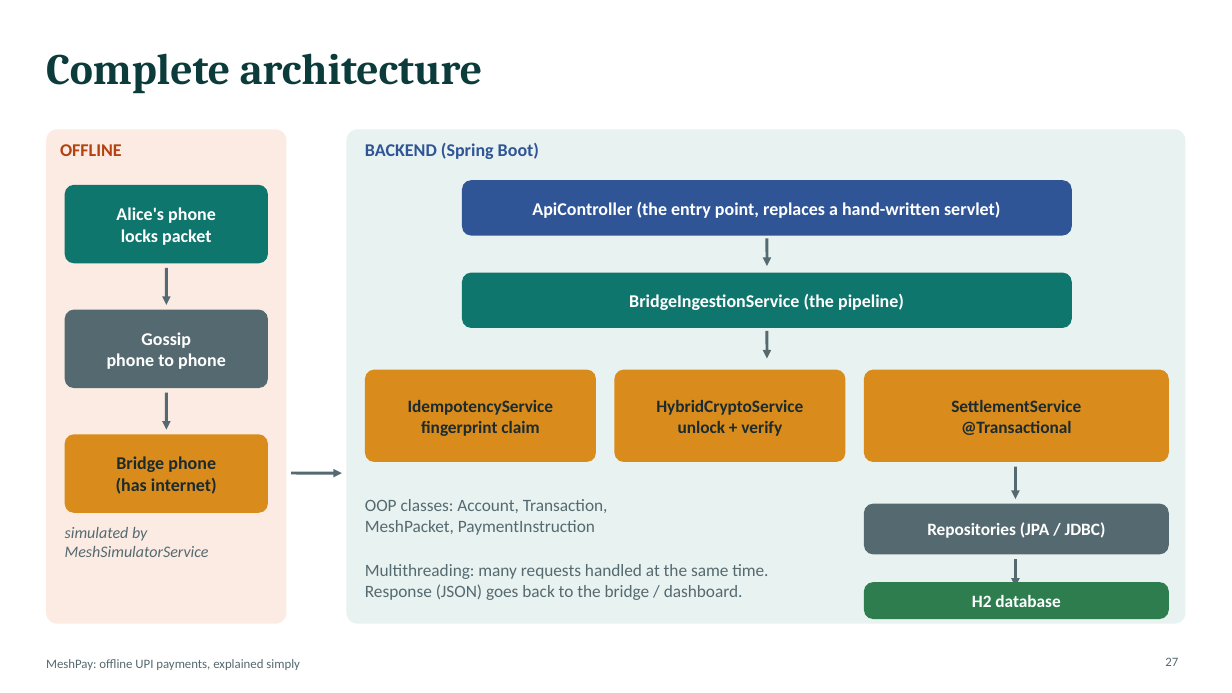
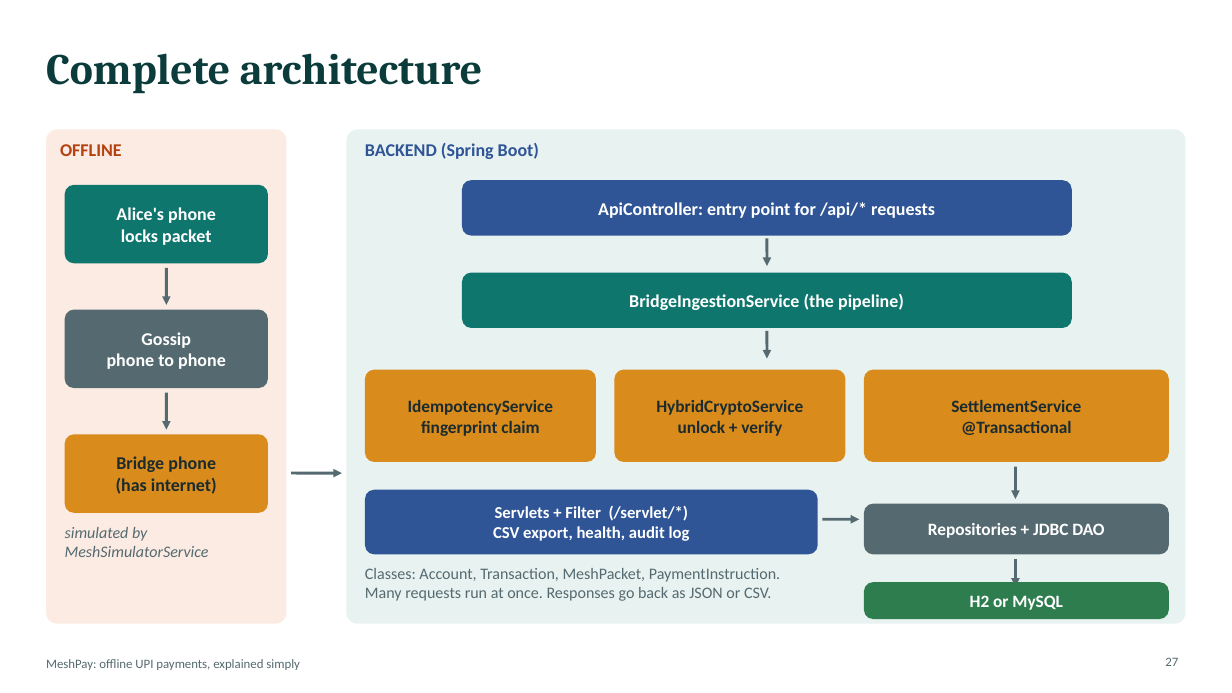
Before and after one commit to shaswatnaman/upi-offline-mesh, a slide deck: slide 27 of docs/MeshPay_Presentation.pptx. Drawn at 1232x693 pixels with LibreOffice and Linux fonts; fonts in the diff are those of the drawing. Boxes give left, top, right and bottom in pixels: in the first picture for what was removed or moved away, otherwise in the second. Text is boxed around its words. In the diff, an @@ line names an element or a change of style, - is before the commit and + after.

```diff
--- a/docs/MeshPay_Presentation.pptx
+++ b/docs/MeshPay_Presentation.pptx
@@ text at (x1=598, y1=202, x2=935, y2=218): text changed @@
-ApiController (the entry point, replaces a hand-written servlet)
+ApiController: entry point for /api/* requests
@@ text in rounded rectangle at (x1=365, y1=499, x2=608, y2=535): text removed @@
-OOP classes: Account, Transaction,
-MeshPacket, PaymentInstruction
@@ rounded rectangle resized from (x1=365, y1=499, x2=608, y2=535) to (x1=365, y1=490, x2=818, y2=555) @@
@@ rounded rectangle at (x1=365, y1=490, x2=818, y2=555): fill none to #2F5597 @@
@@ text "Servlets + Filter (/servlet/*)" at (x1=493, y1=506, x2=690, y2=541): vertical alignment top to middle @@
@@ text at (x1=493, y1=506, x2=690, y2=541): text changed; size 13.5 to 13 pt; text colour #556A70 to #FFFFFF; bold on @@
-Multithreading: many requests handled at the same time.
-Response (JSON) goes back to the bridge / dashboard.
+Servlets + Filter (/servlet/*)
+CSV export, health, audit log
@@ arrow added from (823, 519) to (860, 519), #556A70 2.25 pt @@
@@ text at (x1=928, y1=523, x2=1104, y2=538): text changed @@
-Repositories (JPA / JDBC)
+Repositories + JDBC DAO
@@ text added at (x1=365, y1=568, x2=780, y2=601), 12.5 pt, text #556A70 @@
+Classes: Account, Transaction, MeshPacket, PaymentInstruction.
+Many requests run at once. Responses go back as JSON or CSV.
@@ text at (x1=970, y1=595, x2=1062, y2=610): text changed @@
-H2 database
+H2 or MySQL
```
Also in this commit, not shown: 8 other slides changed, 3 slides added, 3 slides removed, 1 other file.
